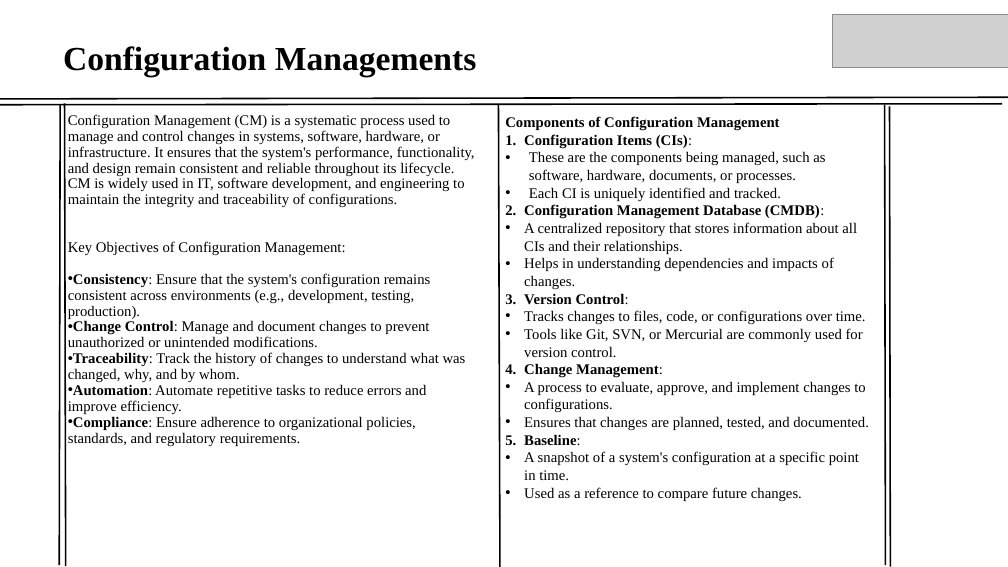
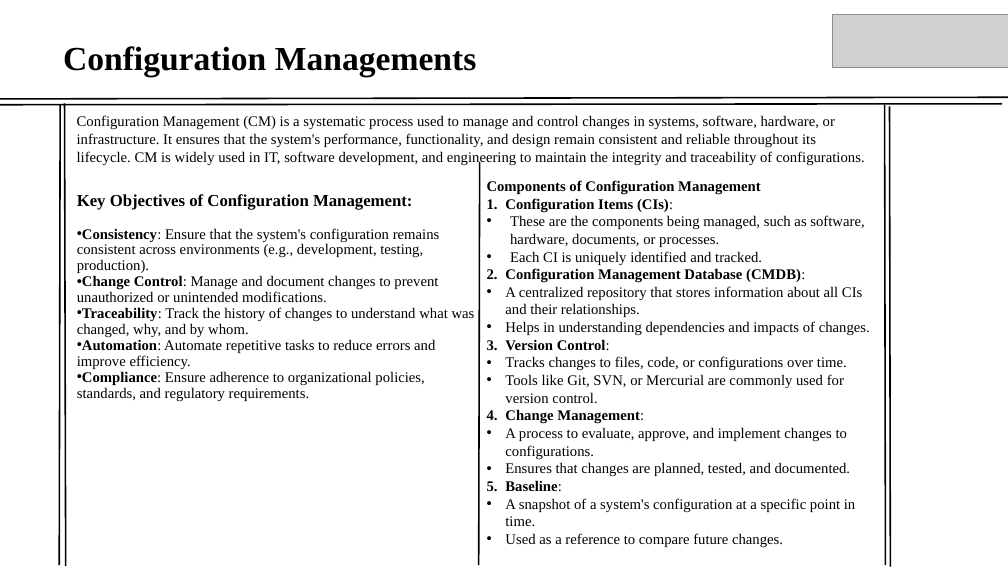
Before and after one commit to keshav-xenon/linux-task, a slide deck: slide 9 of module 3.pptx. Drawn at 1008x567 pixels with LibreOffice and Linux fonts; fonts in the diff are those of the drawing; grey boxes stand for pictures. Boxes give left, top, right and bottom in pixels: in the first picture for what was removed or moved away, otherwise in the second. Text is boxed around its words. In the diff, an @@ line names an element or a change of style, - is before the commit and + after.

```diff
--- a/module 3.pptx
+++ b/module 3.pptx
@@ text at bbox=[68, 114, 475, 207]: paragraph removed @@
-Configuration Management (CM) is a systematic process used to manage and control changes in systems, software, hardware, or infrastructure. It ensures that the system's performance, functionality, and design remain consistent and reliable throughout its lifecycle. CM is widely used in IT, software development, and engineering to maintain the integrity and traceability of configurations.
@@ text added at bbox=[77, 115, 865, 165], 14 pt, text #000000 @@
+Configuration Management (CM) is a systematic process used to manage and control changes in systems, software, hardware, or infrastructure. It ensures that the system's performance, functionality, and design remain consistent and reliable throughout its lifecycle. CM is widely used in IT, software development, and engineering to maintain the integrity and traceability of configurations.
@@ text "Key Objectives of Configuration Management:": place and size @@
-text "Key Objectives of Configuration Management:" at bbox=[68, 114, 475, 446]
+text "Key Objectives of Configuration Management:" at bbox=[77, 194, 475, 401]
@@ text "Components of Configuration Management" rewrapped from bbox=[505, 116, 869, 501] to bbox=[487, 180, 870, 547] @@
@@ line moved from (498, 105) - (500, 567) to (479, 162) - (479, 565) @@
@@ text at bbox=[77, 194, 413, 210]: size 14 to 16 pt, bold on in "Key Objectives of Configuration Management:" @@
```
Also in this commit, not shown: 8 other slides changed.
